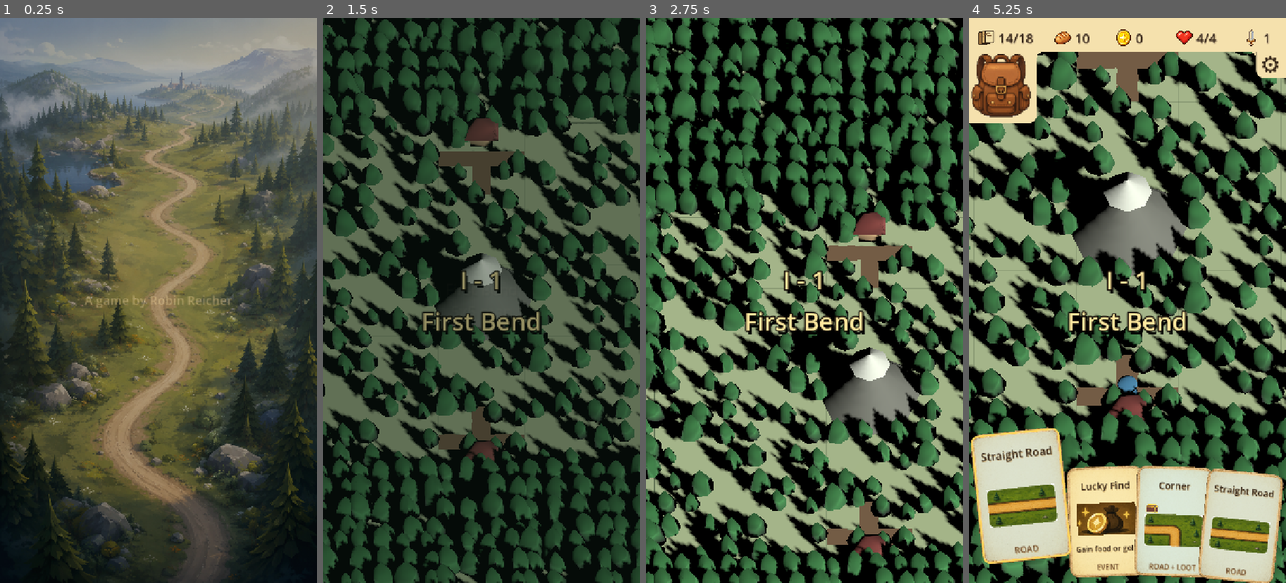
Above: before the commit, frames 1-4 (left to right).
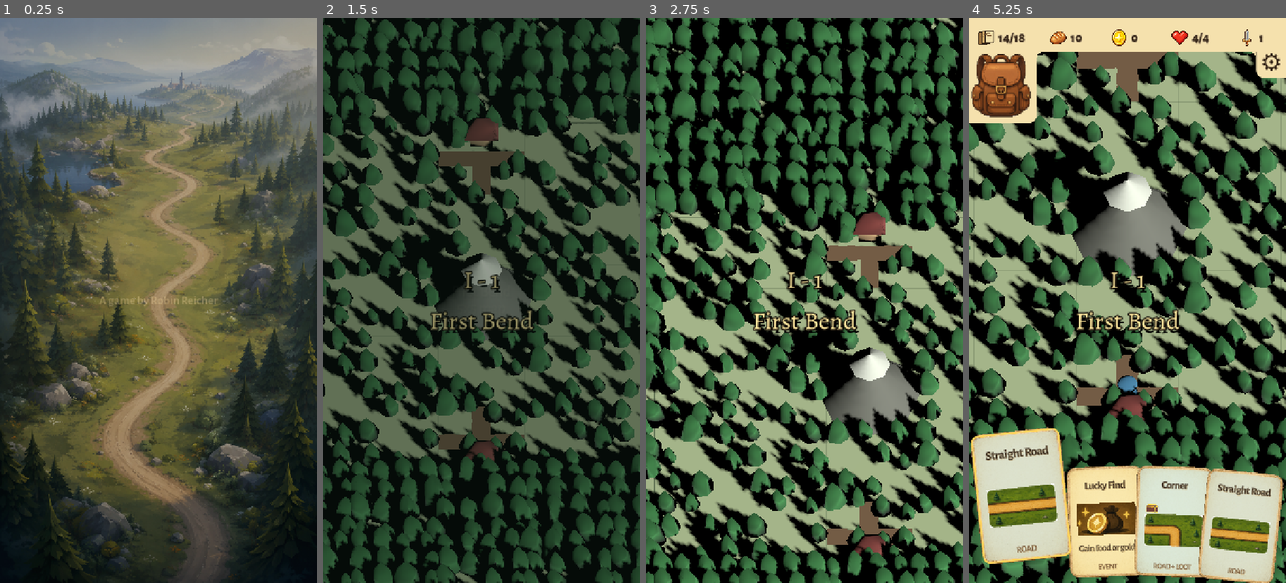
Above: after the commit, the same moments.

Repository: Reicher/The-Road-North
Game: Godot game, scene res://scenes/main.tscn
Same seed, same stepped clock (60 frames per second), same inputs: the game is played once before the commit and once after it.
Inputs (mouse positions are in pixels of both pictures, inside the frame that each line leads up to):
- Up to frame 1 (0.25 s): no input
- Up to frame 2 (1.5 s): tap Enter (debug_complete_level) at 0.5 s; drag from (481, 300) to (513, 176) at 0.52 s; click "Play" at 1.25 s
- Up to frame 3 (2.75 s): tap Space at 2 s; drag from (741, 328) to (788, 413) at 2.02 s
- Up to frame 4 (5.25 s): tap Enter (debug_complete_level) at 2.75 s; move the mouse to (1159, 176) at 2.77 s; tap 9 at 2.85 s; click (1159, 176) at 2.92 s; drag from (1111, 413) to (1032, 215) at 3.52 s; move the mouse to (1222, 385) at 4.27 s; tap 4 at 4.35 s; click (1222, 385) at 4.42 s; click (1013, 526) at 5.02 s

The runs differ from the first frame. In frame 1, 0.2% of the frame differs, in the area x 26-74%, y 49-52%; in frame 2, 1.1%; in frame 3, 1.2%; in frame 4, 3.4%, in the area x 4-99%, y 2-99%.

Commit message:
Unify UI typography with shared label themes

Diff:
--- a/scenes/combat_overlay.tscn
+++ b/scenes/combat_overlay.tscn
@@ -84,6 +84,7 @@
 mouse_filter = 2
 
 [node name="Value" type="Label" parent="Panel/Margin/Stack/Calculation/Fighters/Player/Power"]
+theme_type_variation = &"StatLabel"
 layout_mode = 2
 theme_override_font_sizes/font_size = 28
 text = "1"
@@ -123,6 +124,7 @@
 script = ExtResource("2_dice")
 
 [node name="VS" type="Label" parent="Panel/Margin/Stack/Calculation/Fighters"]
+theme_type_variation = &"StatLabel"
 custom_minimum_size = Vector2(32, 0)
 layout_mode = 2
 theme_override_font_sizes/font_size = 27
@@ -155,6 +157,7 @@
 mouse_filter = 2
 
 [node name="Value" type="Label" parent="Panel/Margin/Stack/Calculation/Fighters/Enemy/Power"]
+theme_type_variation = &"StatLabel"
 layout_mode = 2
 theme_override_font_sizes/font_size = 28
 text = "2"
@@ -176,6 +179,7 @@
 layout_mode = 2
 
 [node name="PlayerSum" type="Label" parent="Panel/Margin/Stack/Totals"]
+theme_type_variation = &"StatLabel"
 layout_mode = 1
 anchor_left = 0.0
 anchor_top = 1.0
@@ -192,6 +196,7 @@
 vertical_alignment = 1
 
 [node name="Result" type="Label" parent="Panel/Margin/Stack/Totals"]
+theme_type_variation = &"StatLabel"
 layout_mode = 1
 anchors_preset = 8
 anchor_left = 0.5
@@ -226,6 +231,7 @@
 vertical_alignment = 1
 
 [node name="EnemySum" type="Label" parent="Panel/Margin/Stack/Totals"]
+theme_type_variation = &"StatLabel"
 layout_mode = 1
 anchors_preset = 13
 anchor_left = 1.0
@@ -281,6 +287,7 @@
 grow_vertical = 2
 
 [node name="Title" type="Label" parent="TitleBanner"]
+theme_type_variation = &"TitleLabel"
 layout_mode = 2
 theme_override_font_sizes/font_size = 30
 text = "COMBAT"
--- a/scenes/level.tscn
+++ b/scenes/level.tscn
@@ -65,6 +65,7 @@
 [node name="UI" type="CanvasLayer" parent="."]
 
 [node name="LevelName" type="Label" parent="UI"]
+theme_type_variation = &"TitleLabel"
 anchors_preset = 15
 anchor_right = 1.0
 anchor_bottom = 1.0
--- a/scripts/card_view.gd
+++ b/scripts/card_view.gd
@@ -218,6 +218,11 @@
 	_category_label = get_node("Category") as Label
 	_detail_label = get_node("Detail") as Label
 	_touch_button = get_node("TouchButton") as Button
+	for label in [_title_label, _category_label, _detail_label]:
+		var font := label.get_theme_font("font") as FontFile
+		font.multichannel_signed_distance_field = true
+		font.msdf_pixel_range = 8
+		font.msdf_size = 64
 	_title_label.add_theme_color_override("font_color", UIStyle.card_text(self))
 	_category_label.add_theme_color_override("font_color", UIStyle.card_muted_text(self))
 	_detail_label.add_theme_color_override("font_color", UIStyle.card_text(self))
--- a/scripts/enemy_view.gd
+++ b/scripts/enemy_view.gd
@@ -113,6 +113,7 @@
 
 func _add_power_display(power: int, risk_level: String) -> void:
 	var label := Label3D.new()
+	label.font = preload("res://assets/fonts/AlegreyaSans-ExtraBold.ttf")
 	label.name = "PowerLabel"
 	label.text = str(power)
 	label.font_size = PlayerStatsUI.STAT_VALUE_FONT_SIZE
--- a/themes/game_ui_theme.tres
+++ b/themes/game_ui_theme.tres
@@ -1,11 +1,15 @@
-[gd_resource type="Theme" load_steps=11 format=3]
+[gd_resource type="Theme" load_steps=14 format=3]
 
-[sub_resource type="SystemFont" id="SystemFont_default"]
-font_names = PackedStringArray("Avenir Next", "Trebuchet MS", "Verdana")
+[ext_resource type="FontFile" path="res://assets/fonts/AlegreyaSans-Medium.ttf" id="1_medium"]
+[ext_resource type="FontFile" path="res://assets/fonts/AlegreyaSans-Bold.ttf" id="2_bold"]
+[ext_resource type="FontFile" path="res://assets/fonts/AlegreyaSans-ExtraBold.ttf" id="3_extra_bold"]
+[ext_resource type="FontFile" path="res://assets/fonts/Alegreya.ttf" id="4_serif"]
 
-[sub_resource type="SystemFont" id="SystemFont_button"]
-font_names = PackedStringArray("Avenir Next Condensed", "Trebuchet MS", "Verdana")
-font_weight = 700
+[sub_resource type="FontVariation" id="FontVariation_title"]
+base_font = ExtResource("4_serif")
+variation_opentype = {
+"wght": 700.0
+}
 
 [sub_resource type="StyleBoxFlat" id="StyleBoxFlat_panel"]
 bg_color = Color(0.96, 0.88, 0.68, 0.98)
@@ -132,7 +136,7 @@
 shadow_offset = Vector2(0, 4)
 
 [resource]
-default_font = SubResource("SystemFont_default")
+default_font = ExtResource("1_medium")
 default_font_size = 18
 Button/colors/font_color = Color(0.176, 0.118, 0.059, 1)
 Button/colors/font_disabled_color = Color(0.631, 0.714, 0.655, 1)
@@ -140,7 +144,7 @@
 Button/colors/font_hover_color = Color(0.176, 0.118, 0.059, 1)
 Button/colors/font_hover_pressed_color = Color(0.12, 0.075, 0.035, 1)
 Button/colors/font_pressed_color = Color(0.12, 0.075, 0.035, 1)
-Button/fonts/font = SubResource("SystemFont_button")
+Button/fonts/font = ExtResource("2_bold")
 Button/font_sizes/font_size = 18
 Button/styles/disabled = SubResource("StyleBoxFlat_button_disabled")
 Button/styles/focus = SubResource("StyleBoxEmpty_button_focus")
@@ -168,3 +172,7 @@
 LineEdit/styles/normal = SubResource("StyleBoxFlat_line_edit")
 PanelContainer/styles/panel = SubResource("StyleBoxFlat_panel")
 PopupPanel/styles/panel = SubResource("StyleBoxFlat_tooltip")
+StatLabel/base_type = &"Label"
+StatLabel/fonts/font = ExtResource("3_extra_bold")
+TitleLabel/base_type = &"Label"
+TitleLabel/fonts/font = SubResource("FontVariation_title")
--- a/ui/card.tscn
+++ b/ui/card.tscn
@@ -1,20 +1,8 @@
 [gd_scene load_steps=4 format=3]
 
 [ext_resource type="Script" path="res://scripts/card_view.gd" id="1_h3x6f"]
-
-[sub_resource type="SystemFont" id="SystemFont_title"]
-font_names = PackedStringArray("Avenir Next Condensed", "Trebuchet MS", "Verdana")
-font_weight = 700
-multichannel_signed_distance_field = true
-msdf_pixel_range = 8
-msdf_size = 64
-
-[sub_resource type="SystemFont" id="SystemFont_label"]
-font_names = PackedStringArray("Avenir Next", "Trebuchet MS", "Verdana")
-font_weight = 600
-multichannel_signed_distance_field = true
-msdf_pixel_range = 8
-msdf_size = 64
+[ext_resource type="FontFile" path="res://assets/fonts/AlegreyaSans-Bold.ttf" id="2_title"]
+[ext_resource type="FontFile" path="res://assets/fonts/AlegreyaSans-Medium.ttf" id="3_label"]
 
 [node name="Card" type="Control"]
 custom_minimum_size = Vector2(174, 250)
@@ -37,7 +25,7 @@
 mouse_filter = 2
 theme_override_colors/font_color = Color(0.2, 0.14, 0.09, 1)
 theme_override_constants/line_spacing = -3
-theme_override_fonts/font = SubResource("SystemFont_title")
+theme_override_fonts/font = ExtResource("2_title")
 theme_override_font_sizes/font_size = 19
 text = "Card"
 horizontal_alignment = 1
@@ -57,7 +45,7 @@
 mouse_filter = 2
 theme_override_colors/font_color = Color(0.45, 0.32, 0.2, 1)
 theme_override_constants/line_spacing = -2
-theme_override_fonts/font = SubResource("SystemFont_label")
+theme_override_fonts/font = ExtResource("3_label")
 theme_override_font_sizes/font_size = 14
 text = "Road"
 horizontal_alignment = 1
@@ -75,7 +63,7 @@
 mouse_filter = 2
 theme_override_colors/font_color = Color(0.2, 0.14, 0.09, 1)
 theme_override_constants/line_spacing = -2
-theme_override_fonts/font = SubResource("SystemFont_label")
+theme_override_fonts/font = ExtResource("3_label")
 theme_override_font_sizes/font_size = 16
 horizontal_alignment = 1
 vertical_alignment = 1
--- a/ui/deck_overlay.tscn
+++ b/ui/deck_overlay.tscn
@@ -27,6 +27,7 @@
 theme_override_constants/separation = 10
 
 [node name="Title" type="Label" parent="Margin/Stack"]
+theme_type_variation = &"TitleLabel"
 custom_minimum_size = Vector2(0, 44)
 layout_mode = 2
 theme_override_colors/font_color = Color(0.2, 0.14, 0.09, 1)
--- a/ui/encounter.tscn
+++ b/ui/encounter.tscn
@@ -48,6 +48,7 @@
 alignment = 1
 
 [node name="Title" type="Label" parent="Panel/Margin/Stack"]
+theme_type_variation = &"TitleLabel"
 layout_mode = 2
 theme_override_font_sizes/font_size = 24
 text = "Encounter"
--- a/ui/game_over.tscn
+++ b/ui/game_over.tscn
@@ -48,6 +48,7 @@
 size_flags_vertical = 3
 
 [node name="Title" type="Label" parent="Prompt/ContentMargin/Stack"]
+theme_type_variation = &"TitleLabel"
 layout_mode = 2
 theme_override_colors/font_color = Color(0.2, 0.14, 0.09, 1)
 theme_override_font_sizes/font_size = 32
--- a/ui/inventory.tscn
+++ b/ui/inventory.tscn
@@ -46,6 +46,7 @@
 alignment = 1
 
 [node name="Title" type="Label" parent="InventoryReveal/InventoryOverlay/ContentMargin/Stack"]
+theme_type_variation = &"TitleLabel"
 layout_mode = 2
 theme_override_colors/font_color = Color(0.2, 0.14, 0.09, 1)
 theme_override_font_sizes/font_size = 18
--- a/ui/loot.tscn
+++ b/ui/loot.tscn
@@ -40,6 +40,7 @@
 theme_override_constants/separation = 10
 
 [node name="Title" type="Label" parent="LootPanel/ContentMargin/Stack"]
+theme_type_variation = &"TitleLabel"
 layout_mode = 2
 theme_override_font_sizes/font_size = 18
 text = "Loot"
--- a/ui/settings_menu.tscn
+++ b/ui/settings_menu.tscn
@@ -35,6 +35,7 @@
 theme_override_constants/separation = 18
 
 [node name="Title" type="Label" parent="SettingsPanel/Margin/Stack"]
+theme_type_variation = &"TitleLabel"
 layout_mode = 2
 theme_override_colors/font_color = Color(0.2, 0.14, 0.09, 1)
 theme_override_font_sizes/font_size = 28
--- a/ui/shop.tscn
+++ b/ui/shop.tscn
@@ -65,6 +65,7 @@
 theme_override_constants/separation = 6
 
 [node name="Title" type="Label" parent="ShopScroll/ShopMargin/ShopStack/SummaryPanel/SummaryMargin/SummaryStack"]
+theme_type_variation = &"TitleLabel"
 layout_mode = 2
 theme_override_colors/font_color = Color(0.12, 0.08, 0.04, 1)
 theme_override_font_sizes/font_size = 36
--- a/ui/start_screen.tscn
+++ b/ui/start_screen.tscn
@@ -61,6 +61,7 @@
 
 [node name="Title" type="Label" parent="Content"]
 layout_mode = 2
+theme_type_variation = &"TitleLabel"
 theme_override_colors/font_color = Color(0.96, 0.88, 0.68, 1)
 theme_override_colors/font_shadow_color = Color(0.02, 0.04, 0.03, 0.8)
 theme_override_constants/shadow_offset_x = 3
@@ -114,6 +115,7 @@
 
 [node name="Heading" type="Label" parent="Content/Information"]
 layout_mode = 2
+theme_type_variation = &"TitleLabel"
 theme_override_colors/font_color = Color(0.96, 0.88, 0.68, 1)
 theme_override_font_sizes/font_size = 32
 text = "How to play"
--- a/ui/stat_chip.tscn
+++ b/ui/stat_chip.tscn
@@ -17,6 +17,7 @@
 
 [node name="Value" type="Label" parent="."]
 layout_mode = 2
+theme_type_variation = &"StatLabel"
 theme_override_colors/font_color = Color(0.2, 0.14, 0.09, 1)
 theme_override_font_sizes/font_size = 24
 text = "0"
--- a/ui/stat_row.tscn
+++ b/ui/stat_row.tscn
@@ -18,6 +18,7 @@
 
 [node name="Value" type="Label" parent="."]
 layout_mode = 2
+theme_type_variation = &"StatLabel"
 size_flags_vertical = 1
 theme_override_colors/font_color = Color(0.2, 0.14, 0.09, 1)
 theme_override_colors/font_outline_color = Color(1, 0.96, 0.84, 0.72)
@@ -32,6 +33,7 @@
 [node name="Gain" type="Label" parent="."]
 visible = false
 layout_mode = 2
+theme_type_variation = &"StatLabel"
 size_flags_vertical = 1
 theme_override_colors/font_outline_color = Color(1, 0.96, 0.84, 0.72)
 theme_override_colors/font_shadow_color = Color(0.34, 0.23, 0.14, 0.28)
Binary file added: assets/fonts/Alegreya.ttf
Not shown, added: assets/fonts/Alegreya.ttf.import
Binary file added: assets/fonts/AlegreyaSans-Bold.ttf
Not shown, added: assets/fonts/AlegreyaSans-Bold.ttf.import
Binary file added: assets/fonts/AlegreyaSans-ExtraBold.ttf
Not shown, added: assets/fonts/AlegreyaSans-ExtraBold.ttf.import
Binary file added: assets/fonts/AlegreyaSans-Medium.ttf
Not shown, added: assets/fonts/AlegreyaSans-Medium.ttf.import
Not shown, added: assets/fonts/OFL.txt
